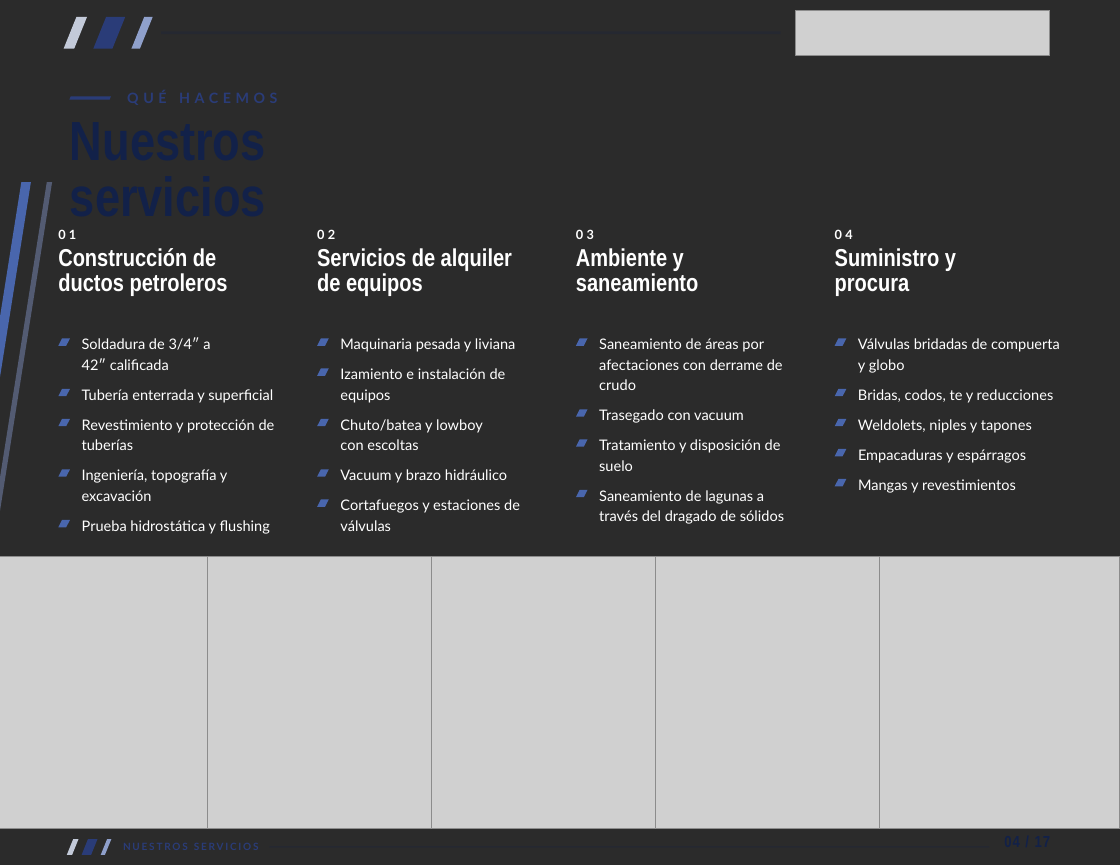
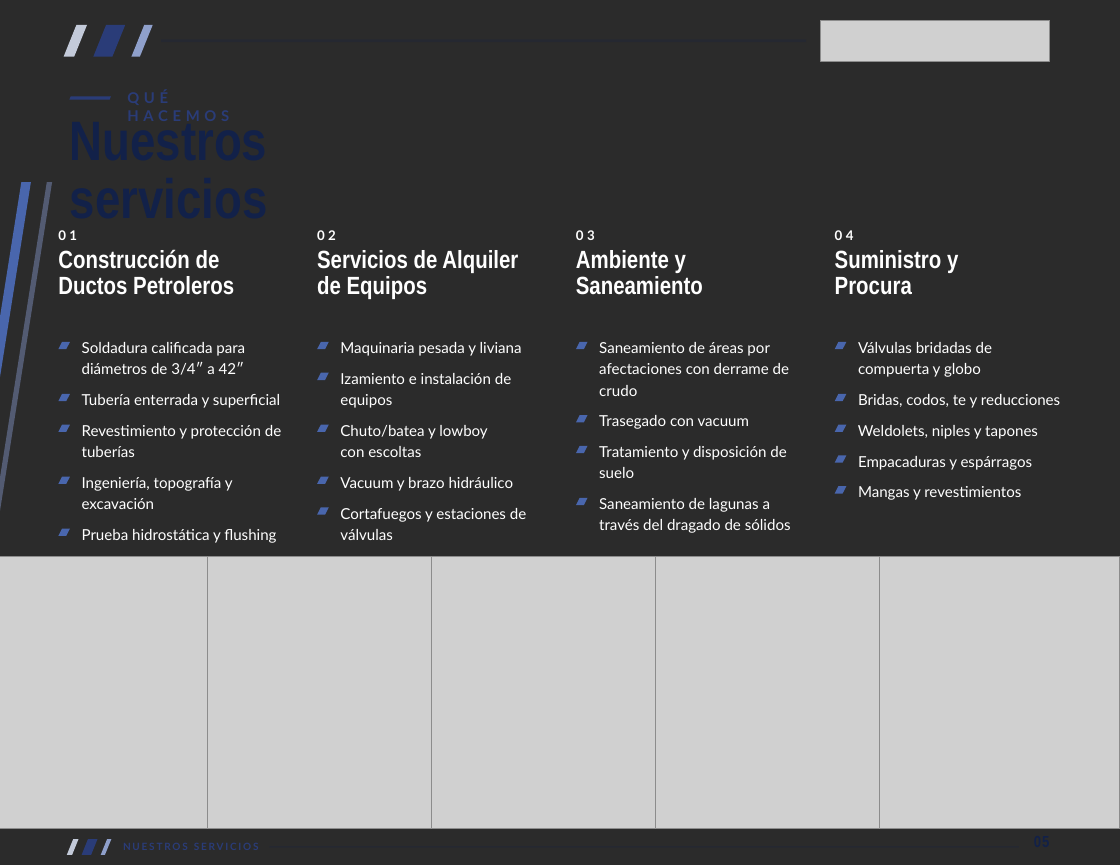
Before and after one commit to xavier-ramirez/brochure, a slide deck: slide 6 of Brochure_Vidalsa27_Carta.pptx (slide 5 before the commit). Drawn at 1120x865 pixels with LibreOffice and Linux fonts; fonts in the diff are those of the drawing; grey boxes stand for pictures; background and template pictures are left out; a plain dark background stands for a picture behind light text. Boxes give left, top, right and bottom in pixels: in the first picture for what was removed or moved away, otherwise in the second. Text is boxed around its words. In the diff, an @@ line names an element or a change of style, - is before the commit and + after.

```diff
--- a/Brochure_Vidalsa27_Carta.pptx
+++ b/Brochure_Vidalsa27_Carta.pptx
@@ 17 freeform shapes: place and size @@
-17 freeform shapes at [58,17,846,487]
+17 freeform shapes at [58,24,846,494]
@@ picture: place and size @@
-picture at [795,10,1050,56]
+picture at [821,20,1050,61]
@@ rectangle: place and size @@
-rectangle at [161,32,780,35]
+rectangle at [161,40,805,43]
@@ text "Nuestros servicios" at [70,167,268,230]: size 39 to 39.4 pt; line spacing 40.2pt to 40.5pt @@
@@ text "QUÉ HACEMOS" at [127,90,283,108]: size 10.1 to 10.5 pt, letter spacing 3.2 to 3.4 pt; line spacing 12.1pt to 12.6pt @@
@@ text "01" at [58,230,77,240]: size 9 to 9.4 pt, letter spacing 2.3 to 2.4 pt; line spacing 10.8pt to 11.2pt @@
@@ text at [58,249,234,295]: text changed; size 17.2 to 17.6 pt @@
-Construcción de ductos petroleros
+Construcción de Ductos Petroleros
@@ text at [317,250,518,299]: text changed; size 17.2 to 17.6 pt @@
-Servicios de alquiler de equipos
+Servicios de Alquiler de Equipos
@@ text at [576,250,703,295]: text changed; size 17.2 to 17.6 pt @@
-Ambiente y saneamiento
+Ambiente y Saneamiento
@@ text at [835,250,958,295]: text changed; size 17.2 to 17.6 pt @@
-Suministro y procura
+Suministro y Procura
@@ text at [82,342,245,375]: text changed; size 10.3 to 10.7 pt @@
-Soldadura de 3/4″ a 42″ calificada
+Soldadura calificada para diámetros de 3/4″ a 42″
@@ size 10.3 to 10.7 pt; line spacing 14.5pt to 15pt in 18 elements at [340,373,511,408], [340,342,522,356], [599,415,750,429], [599,342,789,396], [858,394,1060,408], [82,394,280,408], [340,425,487,457], [858,425,1038,439], [858,456,1033,470], [340,477,514,491], [82,477,233,509], [82,529,276,543], [858,486,1021,500], [82,425,281,457], [599,446,786,478], [599,498,791,533], [340,508,526,540], [858,342,992,377] @@
@@ text "Ingeniería, topografía y excavación": place and size @@
-text "Ingeniería, topografía y excavación" at [82,469,227,501]
+text "Ingeniería, topografía y excavación" at [82,477,233,509]
@@ text "Vacuum y brazo hidráulico": place and size @@
-text "Vacuum y brazo hidráulico" at [340,469,507,483]
+text "Vacuum y brazo hidráulico" at [340,477,514,491]
@@ text "Cortafuegos y estaciones de válvulas": place and size @@
-text "Cortafuegos y estaciones de válvulas" at [340,499,520,531]
+text "Cortafuegos y estaciones de válvulas" at [340,508,526,540]
@@ 5 freeform shapes: place and size @@
-5 freeform shapes at [58,469,587,527]
+5 freeform shapes at [58,477,587,536]
@@ text "Saneamiento de lagunas a través ...": place and size @@
-text "Saneamiento de lagunas a través ..." at [599,490,784,524]
+text "Saneamiento de lagunas a través ..." at [599,498,791,533]
@@ text "Mangas y revestimientos": place and size @@
-text "Mangas y revestimientos" at [858,479,1016,493]
+text "Mangas y revestimientos" at [858,486,1021,500]
@@ text "Prueba hidrostática y flushing": place and size @@
-text "Prueba hidrostática y flushing" at [82,520,270,534]
+text "Prueba hidrostática y flushing" at [82,529,276,543]
@@ text at [1033,835,1058,854]: text changed @@
-04 / 17
+05
@@ rectangle: place and size @@
-rectangle at [270,847,990,849]
+rectangle at [270,847,1019,849]
```
Also in this commit, not shown: 18 other slides changed, 1 slide added, 10 other files.
